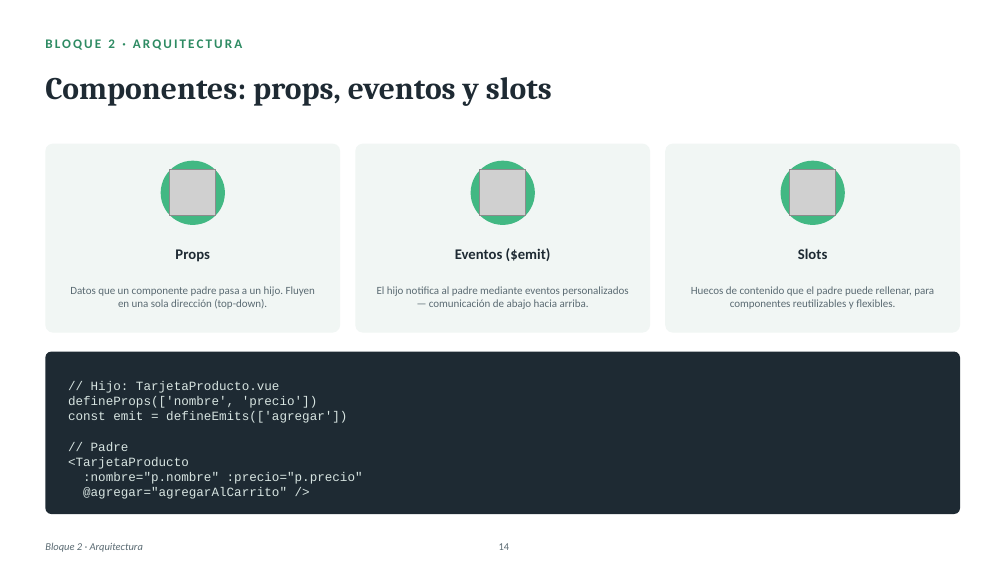
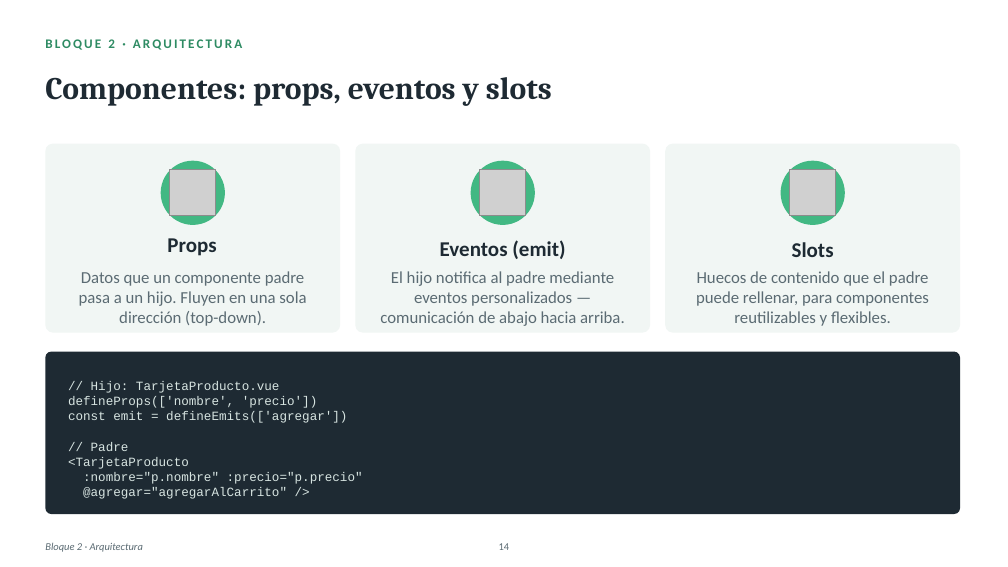
Before and after one commit to Agro-Ros-DSS-UTN/PoC, a slide deck: slide 15 of Vue_vs_React_PoC (2).pptx. Drawn at 1008x567 pixels with LibreOffice and Linux fonts; fonts in the diff are those of the drawing; grey boxes stand for pictures. Boxes give left, top, right and bottom in pixels: in the first picture for what was removed or moved away, otherwise in the second. Text is boxed around its words. In the diff, an @@ line names an element or a change of style, - is before the commit and + after.

```diff
--- a/Vue_vs_React_PoC (2).pptx
+++ b/Vue_vs_React_PoC (2).pptx
@@ text "Props" at [167,238,216,256]: size 14 to 20 pt @@
@@ text "Props": place and size @@
-text "Props" at [175,249,210,262]
+text "Props" at [167,238,216,256]
@@ text "Slots" at [792,242,834,257]: size 14 to 20 pt @@
@@ text at [440,240,565,259]: text changed; size 14 to 20 pt @@
-Eventos ($emit)
+Eventos (emit)
@@ size 10.5 to 16 pt in 3 elements at [79,271,306,326], [380,271,625,326], [696,271,929,326] @@
```
Also in this commit, not shown: 34 other slides changed.
